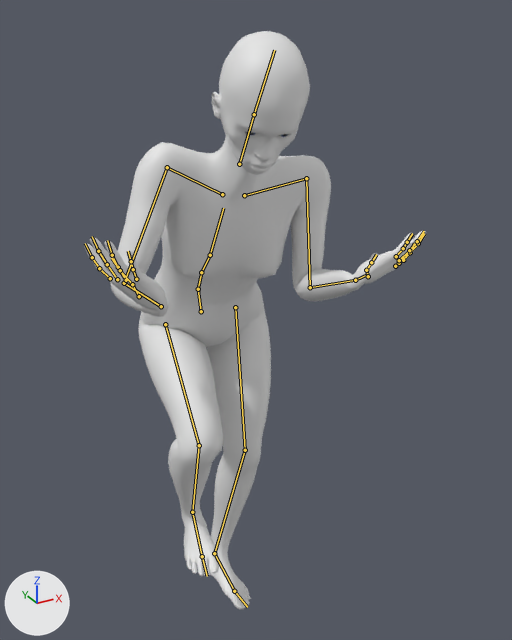
The Blender file blender/realism/korto_anims.blend: old version first, new version second.
The view is the same before and after, from a camera (50 mm lens) standing at (-0.624, -1.497, 1.6) and looking at (0.087, -0.205, 0.954). Lighting does not change. The marker at lower left points along +X, +Y and +Z. The picture after the commit comes second. Both versions are drawn at frame 22 of the action 'Climb'; the numbers are the values there. The bones that change, and the others that lie on the model, are drawn over the model as lines.

Objects in the first picture: 'Korto', 'KortoEyes'.
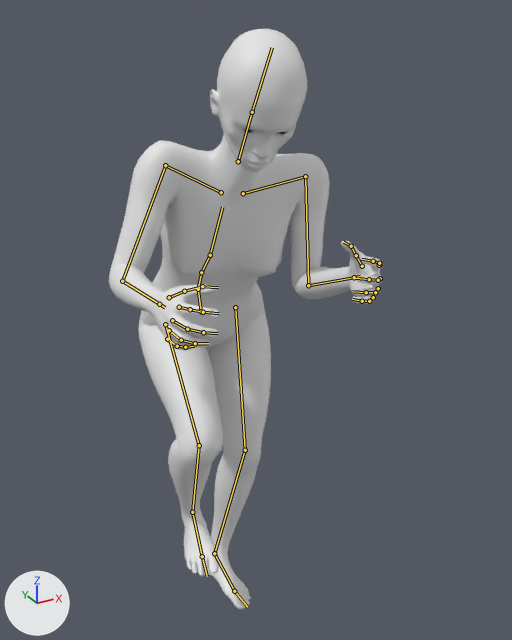
Boxes [x1, y1, x2, y2] around the edits, measured in the pictures (512 x 640 px):
'Korto', posed (20% narrower): before [84, 31, 426, 609]; after [109, 29, 382, 609]
'KortoEyes', posed: before [245, 132, 290, 137]; after [243, 129, 288, 135]
bone 'spine_03', root to tip: before (210, 255) to (223, 208); after (210, 255) to (222, 207)
bone 'clavicle_l', root to tip: before (244, 195) to (306, 178); after (243, 193) to (305, 176)
bone 'hand_l', root to tip: before (355, 280) to (368, 274); after (354, 277) to (360, 276)
bone 'index_01_l', root to tip: before (395, 266) to (403, 260); after (379, 265) to (379, 263)
bone 'index_02_l', root to tip: before (403, 260) to (409, 253); after (379, 263) to (373, 261)
bone 'middle_01_l', root to tip: before (399, 263) to (410, 252); after (380, 278) to (378, 280)
bone 'middle_02_l', root to tip: before (410, 252) to (418, 243); after (378, 280) to (369, 279)
bone 'middle_03_l', root to tip: before (418, 243) to (424, 233); after (369, 279) to (355, 278)
bone 'pinky_01_l', root to tip: before (396, 256) to (403, 248); after (373, 297) to (369, 301)
bone 'pinky_02_l', root to tip: before (403, 248) to (407, 242); after (369, 301) to (362, 301)
bone 'pinky_03_l', root to tip: before (407, 242) to (412, 233); after (362, 301) to (352, 299)
bone 'ring_01_l', root to tip: before (399, 260) to (409, 250); after (378, 288) to (375, 292)
bone 'ring_02_l', root to tip: before (409, 250) to (417, 241); after (375, 292) to (366, 292)
bone 'ring_03_l', root to tip: before (417, 241) to (424, 231); after (366, 292) to (352, 291)
bone 'thumb_02_l', root to tip: before (366, 270) to (371, 262); after (356, 255) to (351, 246)
bone 'clavicle_r', root to tip: before (222, 194) to (167, 167); after (221, 192) to (165, 165)
bone 'hand_r', root to tip: before (161, 306) to (147, 297); after (159, 304) to (165, 307)
bone 'index_01_r', root to tip: before (110, 278) to (99, 268); after (179, 307) to (190, 309)
bone 'index_02_r', root to tip: before (99, 268) to (92, 257); after (190, 309) to (203, 312)
bone 'middle_01_r', root to tip: before (117, 279) to (107, 264); after (172, 320) to (187, 329)
bone 'middle_02_r', root to tip: before (107, 264) to (98, 251); after (187, 329) to (203, 332)
bone 'middle_03_r', root to tip: before (98, 251) to (92, 236); after (203, 332) to (218, 333)
bone 'pinky_01_r', root to tip: before (136, 279) to (133, 269); after (167, 339) to (177, 346)
bone 'pinky_02_r', root to tip: before (133, 269) to (131, 261); after (177, 346) to (185, 347)
bone 'pinky_03_r', root to tip: before (131, 261) to (128, 251); after (185, 347) to (194, 346)
bone 'ring_01_r', root to tip: before (126, 280) to (118, 267); after (169, 330) to (181, 340)
bone 'ring_02_r', root to tip: before (118, 267) to (112, 255); after (181, 340) to (195, 343)
bone 'ring_03_r', root to tip: before (112, 255) to (107, 240); after (195, 343) to (208, 343)
bone 'thumb_02_r', root to tip: before (132, 284) to (120, 270); after (184, 291) to (202, 286)

The change in detail:
Bone 'spine_03' (bone_spine_03) turns from (4, -1, 2) to (3, -1, 2) degrees about its own x, y and z.
Bone 'clavicle_l' (bone_clavicle_l) turns from (-3, -4, 27) to (-3, -3, 27) degrees about its own x, y and z.
Bone 'hand_l' (bone_hand_l) turns from (-54, -35, 137) to (-14, -21, 2) degrees about its own x, y and z.
Bone 'index_01_l' (bone_index_01_l) turns from (0, 0, 0) to (13, -1, 6) degrees about its own x, y and z.
Bone 'index_02_l' (bone_index_02_l) turns from (0, 0, 0) to (18, -1, 8) degrees about its own x, y and z.
Bone 'middle_01_l' (bone_middle_01_l) turns from (0, 0, 0) to (18, -1, 4) degrees about its own x, y and z.
Bone 'middle_02_l' (bone_middle_02_l) turns from (0, 0, 0) to (25, -1, 6) degrees about its own x, y and z.
Bone 'middle_03_l' (bone_middle_03_l) turns from (0, 0, 0) to (17, -1, 4) degrees about its own x, y and z.
Bone 'pinky_01_l' (bone_pinky_01_l) turns from (0, 0, 0) to (26, 0, -1) degrees about its own x, y and z.
Bone 'pinky_02_l' (bone_pinky_02_l) turns from (0, 0, 0) to (34, 1, -2) degrees about its own x, y and z.
Bone 'pinky_03_l' (bone_pinky_03_l) turns from (0, 0, 0) to (22, 0, -1) degrees about its own x, y and z.
Bone 'ring_01_l' (bone_ring_01_l) turns from (0, 0, 0) to (22, -1, 4) degrees about its own x, y and z.
Bone 'ring_02_l' (bone_ring_02_l) turns from (0, 0, 0) to (30, -1, 4) degrees about its own x, y and z.
Bone 'ring_03_l' (bone_ring_03_l) turns from (0, 0, 0) to (20, -1, 3) degrees about its own x, y and z.
Bone 'thumb_02_l' (bone_thumb_02_l) turns from (0, 0, 0) to (2, 0, 12) degrees about its own x, y and z.
Bone 'clavicle_r' (bone_clavicle_r) turns from (-4, 4, -33) to (-3, 3, -34) degrees about its own x, y and z.
Bone 'hand_r' (bone_hand_r) turns from (-52, 37, -136) to (-14, 18, -2) degrees about its own x, y and z.
Bone 'index_01_r' (bone_index_01_r) turns from (0, 0, 0) to (13, 1, -6) degrees about its own x, y and z.
Bone 'index_02_r' (bone_index_02_r) turns from (0, 0, 0) to (18, 1, -8) degrees about its own x, y and z.
Bone 'middle_01_r' (bone_middle_01_r) turns from (0, 0, 0) to (18, 1, -4) degrees about its own x, y and z.
Bone 'middle_02_r' (bone_middle_02_r) turns from (0, 0, 0) to (25, 1, -6) degrees about its own x, y and z.
Bone 'middle_03_r' (bone_middle_03_r) turns from (0, 0, 0) to (17, 1, -4) degrees about its own x, y and z.
Bone 'pinky_01_r' (bone_pinky_01_r) turns from (0, 0, 0) to (26, 0, 1) degrees about its own x, y and z.
Bone 'pinky_02_r' (bone_pinky_02_r) turns from (0, 0, 0) to (34, -1, 2) degrees about its own x, y and z.
Bone 'pinky_03_r' (bone_pinky_03_r) turns from (0, 0, 0) to (22, 0, 1) degrees about its own x, y and z.
Bone 'ring_01_r' (bone_ring_01_r) turns from (0, 0, 0) to (22, 1, -4) degrees about its own x, y and z.
Bone 'ring_02_r' (bone_ring_02_r) turns from (0, 0, 0) to (30, 1, -4) degrees about its own x, y and z.
Bone 'ring_03_r' (bone_ring_03_r) turns from (0, 0, 0) to (20, 1, -3) degrees about its own x, y and z.
Bone 'thumb_02_r' (bone_thumb_02_r) turns from (0, 0, 0) to (2, 0, -12) degrees about its own x, y and z.
